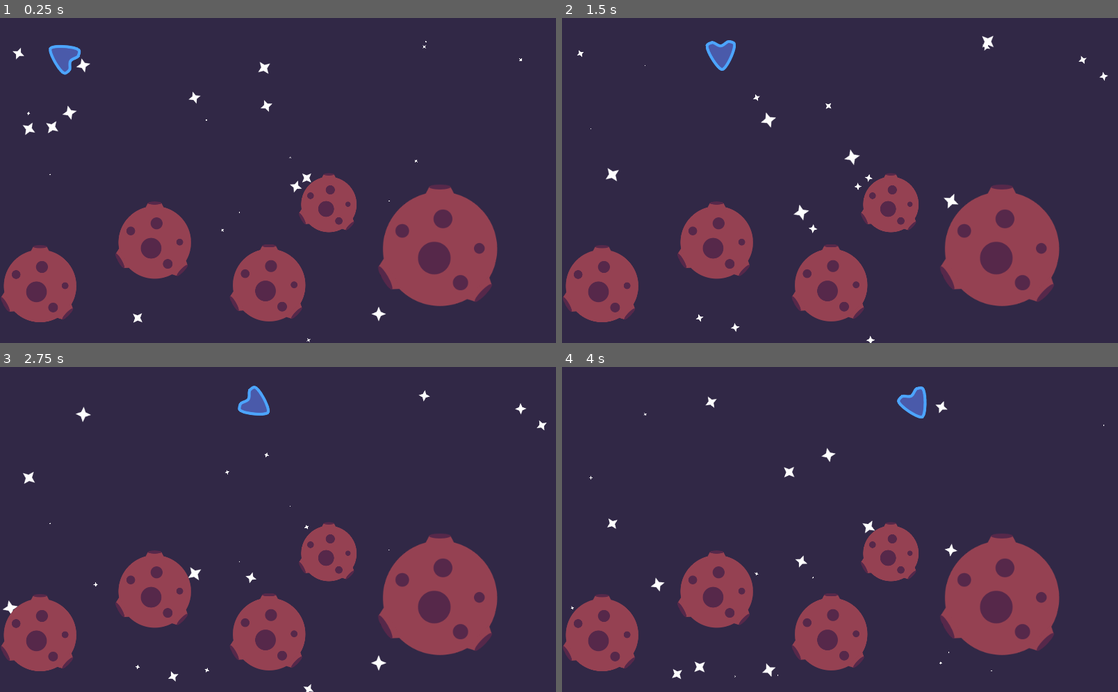
Above: before the commit, frames 1-4 (two rows, left to right).
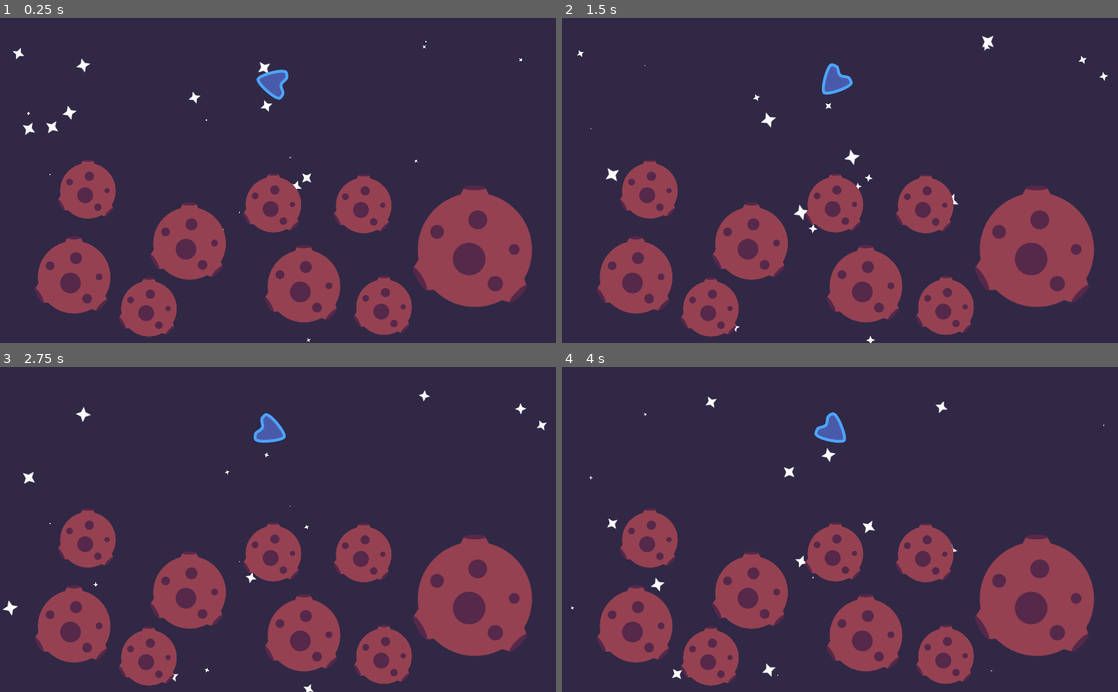
Above: after the commit, the same moments.

Repository: gdquest-demos/godot-visual-effects
Game: Godot game, scene res://Demos/LightningDemo.tscn
Same seed, same stepped clock (60 frames per second), same inputs: the game is played once before the commit and once after it. The project has no main scene, so this scene is started directly.
Inputs (mouse positions are in pixels of both pictures, inside the frame that each line leads up to):
- Up to frame 1 (0.25 s): no input
- Up to frame 2 (1.5 s): move the mouse to (962, 164) at 0.52 s; move the mouse to (728, 196) at 1.27 s
- Up to frame 3 (2.75 s): move the mouse to (333, 458) at 2.02 s
- Up to frame 4 (4 s): move the mouse to (812, 594) at 2.77 s; move the mouse to (1006, 578) at 3.52 s

The runs differ from the first frame. In frame 1, 24% of the frame differs, in the area x 0-96%, y 8-99%; in frame 2, 24%, in the area x 0-96%, y 6-99%; in frame 3, 24%; in frame 4, 24%.

Commit message:
Update lightning effect to chain to nearby bodies

Diff:
--- a/godot/Demos/LightningDemo.tscn
+++ b/godot/Demos/LightningDemo.tscn
@@ -20,7 +20,8 @@
 
 onready var lightning := $LightningBeam2D
 
-func _physics_process(delta) -> void:
+
+func _process(_delta: float) -> void:
 	look_at(get_global_mouse_position())
 
 
@@ -29,29 +30,12 @@
 		lightning.shoot()
 "
 
-[sub_resource type="Animation" id=5]
-resource_name = "patrol"
-length = 12.0
-loop = true
-tracks/0/type = "value"
-tracks/0/path = NodePath(".:position")
-tracks/0/interp = 1
-tracks/0/loop_wrap = true
-tracks/0/imported = false
-tracks/0/enabled = true
-tracks/0/keys = {
-"times": PoolRealArray( 0, 6 ),
-"transitions": PoolRealArray( 1, 1 ),
-"update": 0,
-"values": [ Vector2( 78.683, 70.8108 ), Vector2( 938, 70.8108 ) ]
-}
-
 [node name="LightningDemo" type="Node2D"]
 
 [node name="StarFieldBackground" parent="." instance=ExtResource( 3 )]
 
 [node name="Asteroid" type="StaticBody2D" parent="."]
-position = Vector2( 605.523, 344.519 )
+position = Vector2( 669.668, 346.301 )
 
 [node name="CollisionShape2D" type="CollisionShape2D" parent="Asteroid"]
 shape = SubResource( 1 )
@@ -60,8 +44,48 @@
 scale = Vector2( 0.486244, 0.486244 )
 texture = ExtResource( 1 )
 
+[node name="Asteroid6" type="StaticBody2D" parent="."]
+position = Vector2( 503.356, 344.803 )
+
+[node name="CollisionShape2D" type="CollisionShape2D" parent="Asteroid6"]
+shape = SubResource( 1 )
+
+[node name="Sprite" type="Sprite" parent="Asteroid6"]
+scale = Vector2( 0.486244, 0.486244 )
+texture = ExtResource( 1 )
+
+[node name="Asteroid7" type="StaticBody2D" parent="."]
+position = Vector2( 274.115, 536.586 )
+
+[node name="CollisionShape2D" type="CollisionShape2D" parent="Asteroid7"]
+shape = SubResource( 1 )
+
+[node name="Sprite" type="Sprite" parent="Asteroid7"]
+scale = Vector2( 0.486244, 0.486244 )
+texture = ExtResource( 1 )
+
+[node name="Asteroid8" type="StaticBody2D" parent="."]
+position = Vector2( 707.126, 533.589 )
+
+[node name="CollisionShape2D" type="CollisionShape2D" parent="Asteroid8"]
+shape = SubResource( 1 )
+
+[node name="Sprite" type="Sprite" parent="Asteroid8"]
+scale = Vector2( 0.486244, 0.486244 )
+texture = ExtResource( 1 )
+
+[node name="Asteroid9" type="StaticBody2D" parent="."]
+position = Vector2( 161.742, 319.331 )
+
+[node name="CollisionShape2D" type="CollisionShape2D" parent="Asteroid9"]
+shape = SubResource( 1 )
+
+[node name="Sprite" type="Sprite" parent="Asteroid9"]
+scale = Vector2( 0.486244, 0.486244 )
+texture = ExtResource( 1 )
+
 [node name="Asteroid2" type="StaticBody2D" parent="."]
-position = Vector2( 495.436, 493.009 )
+position = Vector2( 559.581, 494.791 )
 
 [node name="CollisionShape2D" type="CollisionShape2D" parent="Asteroid2"]
 shape = SubResource( 2 )
@@ -71,7 +95,7 @@
 texture = ExtResource( 1 )
 
 [node name="Asteroid4" type="StaticBody2D" parent="."]
-position = Vector2( 73.6071, 494.61 )
+position = Vector2( 136.254, 478.412 )
 
 [node name="CollisionShape2D" type="CollisionShape2D" parent="Asteroid4"]
 shape = SubResource( 2 )
@@ -81,7 +105,7 @@
 texture = ExtResource( 1 )
 
 [node name="Asteroid5" type="StaticBody2D" parent="."]
-position = Vector2( 284.746, 414.316 )
+position = Vector2( 348.891, 416.098 )
 
 [node name="CollisionShape2D" type="CollisionShape2D" parent="Asteroid5"]
 shape = SubResource( 2 )
@@ -91,7 +115,7 @@
 texture = ExtResource( 1 )
 
 [node name="Asteroid3" type="StaticBody2D" parent="."]
-position = Vector2( 810, 426 )
+position = Vector2( 874.145, 427.782 )
 
 [node name="CollisionShape2D" type="CollisionShape2D" parent="Asteroid3"]
 shape = SubResource( 3 )
@@ -100,7 +124,7 @@
 texture = ExtResource( 1 )
 
 [node name="PlayerShip" type="Node2D" parent="."]
-position = Vector2( 336.478, 70.8108 )
+position = Vector2( 500, 120 )
 script = SubResource( 4 )
 
 [node name="Sprite" type="Sprite" parent="PlayerShip"]
@@ -110,9 +134,5 @@
 
 [node name="LightningBeam2D" parent="PlayerShip" instance=ExtResource( 4 )]
 
-[node name="AnimationPlayer" type="AnimationPlayer" parent="PlayerShip"]
-autoplay = "patrol"
-anims/patrol = SubResource( 5 )
-
 [node name="WorldEnvironment" type="WorldEnvironment" parent="."]
 environment = ExtResource( 5 )
--- a/godot/LightningBeam/LightningBeam.gd
+++ b/godot/LightningBeam/LightningBeam.gd
@@ -1,25 +1,53 @@
 extends RayCast2D
 
-export var flashes := 3
+export (int, 1, 10) var flashes := 3
+export (float, 0.0, 3.0) var flash_time := 0.1
+export (int, 0, 10) var bounces_max := 3
 export var lightning_jolt: PackedScene = preload("res://LightningBeam/LightningJolt.tscn")
+
+var target_point := Vector2.ZERO
+
+onready var collider := $Collider
+onready var jump_area := $JumpArea
 
 
 func _physics_process(delta):
-	cast_to = get_local_mouse_position()
+	cast_to = Vector2(650, 0)
 
-
-func shoot() -> void:
-	var target_point := get_global_mouse_position()
-
-	force_raycast_update()
+	target_point = to_global(cast_to)
 
 	if is_colliding():
 		target_point = get_collision_point()
 
+	collider.global_position = target_point
+	jump_area.global_position = target_point
+
+
+func shoot() -> void:
+	var _target_point = target_point
+
+	var _primary_body = collider.get_overlapping_bodies()
+	var _secondary_bodies = jump_area.get_overlapping_bodies()
+
+	if _primary_body.size() > 0:
+		_target_point = _primary_body.front().global_position
+		_secondary_bodies.erase(collider.get_overlapping_bodies()[0])
+
 	for flash in range(flashes):
+		var _start = global_position
+
 		var _new_jolt = lightning_jolt.instance()
+		add_child(_new_jolt)
+		_new_jolt.create(_start, target_point)
 
-		add_child(_new_jolt)
-		_new_jolt.create(global_position, target_point)
+		_start = _target_point
+		for _i in range(min(bounces_max, _secondary_bodies.size())):
+			var _body = _secondary_bodies[_i]
 
-		yield(get_tree().create_timer(0.1), "timeout")
+			_new_jolt = lightning_jolt.instance()
+			add_child(_new_jolt)
+			_new_jolt.create(_start, _body.global_position)
+
+			_start = _body.global_position
+
+		yield(get_tree().create_timer(flash_time), "timeout")
--- a/godot/LightningBeam/LightningBeam.tscn
+++ b/godot/LightningBeam/LightningBeam.tscn
@@ -1,8 +1,24 @@
-[gd_scene load_steps=2 format=2]
+[gd_scene load_steps=4 format=2]
 
 [ext_resource path="res://LightningBeam/LightningBeam.gd" type="Script" id=1]
+
+[sub_resource type="CircleShape2D" id=1]
+radius = 128.0
+
+[sub_resource type="CircleShape2D" id=2]
+radius = 4.0
 
 [node name="LightningBeam2D" type="RayCast2D"]
 enabled = true
 cast_to = Vector2( 50, 0 )
 script = ExtResource( 1 )
+
+[node name="JumpArea" type="Area2D" parent="."]
+
+[node name="CollisionShape2D" type="CollisionShape2D" parent="JumpArea"]
+shape = SubResource( 1 )
+
+[node name="Collider" type="Area2D" parent="."]
+
+[node name="CollisionShape2D" type="CollisionShape2D" parent="Collider"]
+shape = SubResource( 2 )
--- a/godot/LightningBeam/LightningJolt.gd
+++ b/godot/LightningBeam/LightningJolt.gd
@@ -1,11 +1,12 @@
 extends Line2D
 
-export (float, 1.0, 3.0) var spread_angle := 1.5
-export (int, 1, 20) var segments := 12
+export (float, 0.5, 3.0) var spread_angle := 1.5
+export (int, 1, 36) var segments := 12
 
 var point_end := Vector2.ZERO
 
 onready var sparks := $Sparks
+onready var ray_cast := $RayCast2D
 
 
 func _ready() -> void:
@@ -13,6 +14,14 @@
 
 
 func create(start: Vector2, end: Vector2) -> void:
+	ray_cast.global_position = start
+
+	ray_cast.cast_to = end - start
+	ray_cast.force_raycast_update()
+
+	if ray_cast.is_colliding():
+		end = ray_cast.get_collision_point()
+
 	point_end = end
 
 	var _points := []
--- a/godot/LightningBeam/LightningJolt.tscn
+++ b/godot/LightningBeam/LightningJolt.tscn
@@ -3,7 +3,7 @@
 [ext_resource path="res://LightningBeam/LightningJolt.gd" type="Script" id=1]
 
 [sub_resource type="Curve" id=1]
-_data = [ Vector2( 0, 1 ), 0.0, 0.23288, 0, 0, Vector2( 1, 0.625 ), 0.0, 0.0, 0, 0 ]
+_data = [ Vector2( 0, 1 ), 0.0, 0.23288, 0, 0, Vector2( 1, 0.615385 ), 0.0, 0.0, 0, 0 ]
 
 [sub_resource type="Animation" id=2]
 length = 2.0
@@ -14,10 +14,10 @@
 tracks/0/imported = false
 tracks/0/enabled = true
 tracks/0/keys = {
-"times": PoolRealArray( 0, 0.3 ),
-"transitions": PoolRealArray( 3.03143, 1 ),
+"times": PoolRealArray( 0, 0.2, 0.5 ),
+"transitions": PoolRealArray( 3.03143, 3.03143, 1 ),
 "update": 0,
-"values": [ Color( 1, 1, 1, 1 ), Color( 1, 1, 1, 0 ) ]
+"values": [ Color( 1, 1, 1, 1 ), Color( 1, 1, 1, 1 ), Color( 1, 1, 1, 0 ) ]
 }
 tracks/1/type = "method"
 tracks/1/path = NodePath(".")
@@ -69,8 +69,9 @@
 scale_curve = SubResource( 4 )
 color = Color( 0.482353, 0.662745, 1, 1 )
 
-[node name="LightningJolt" type="Line2D"]
+[node name="LightningJolt2D" type="Line2D"]
 modulate = Color( 1.3, 1.3, 1.3, 1 )
+self_modulate = Color( 1, 1, 1, 0 )
 z_index = -1
 width = 6.0
 width_curve = SubResource( 1 )
@@ -78,6 +79,7 @@
 begin_cap_mode = 2
 end_cap_mode = 2
 script = ExtResource( 1 )
+spread_angle = 1.0
 
 [node name="AnimationPlayer" type="AnimationPlayer" parent="."]
 autoplay = "destroy"
@@ -85,8 +87,11 @@
 
 [node name="Sparks" type="Particles2D" parent="."]
 self_modulate = Color( 1.1, 1.1, 1.1, 1 )
+emitting = false
 amount = 4
 one_shot = true
 explosiveness = 1.0
 randomness = 1.0
 process_material = SubResource( 5 )
+
+[node name="RayCast2D" type="RayCast2D" parent="."]
Not shown: 1 places in godot/Demos/LightningDemo.tscn that only renumber resources
